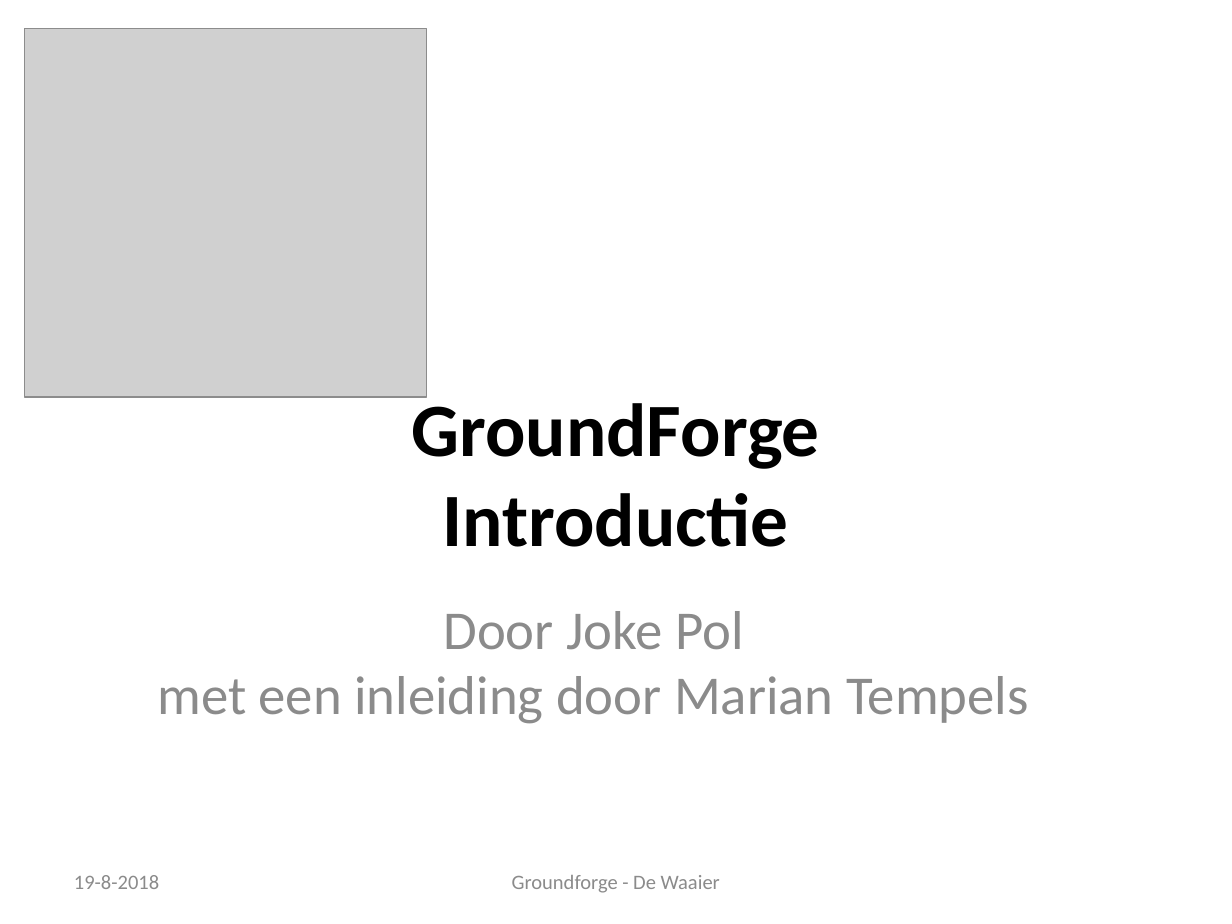
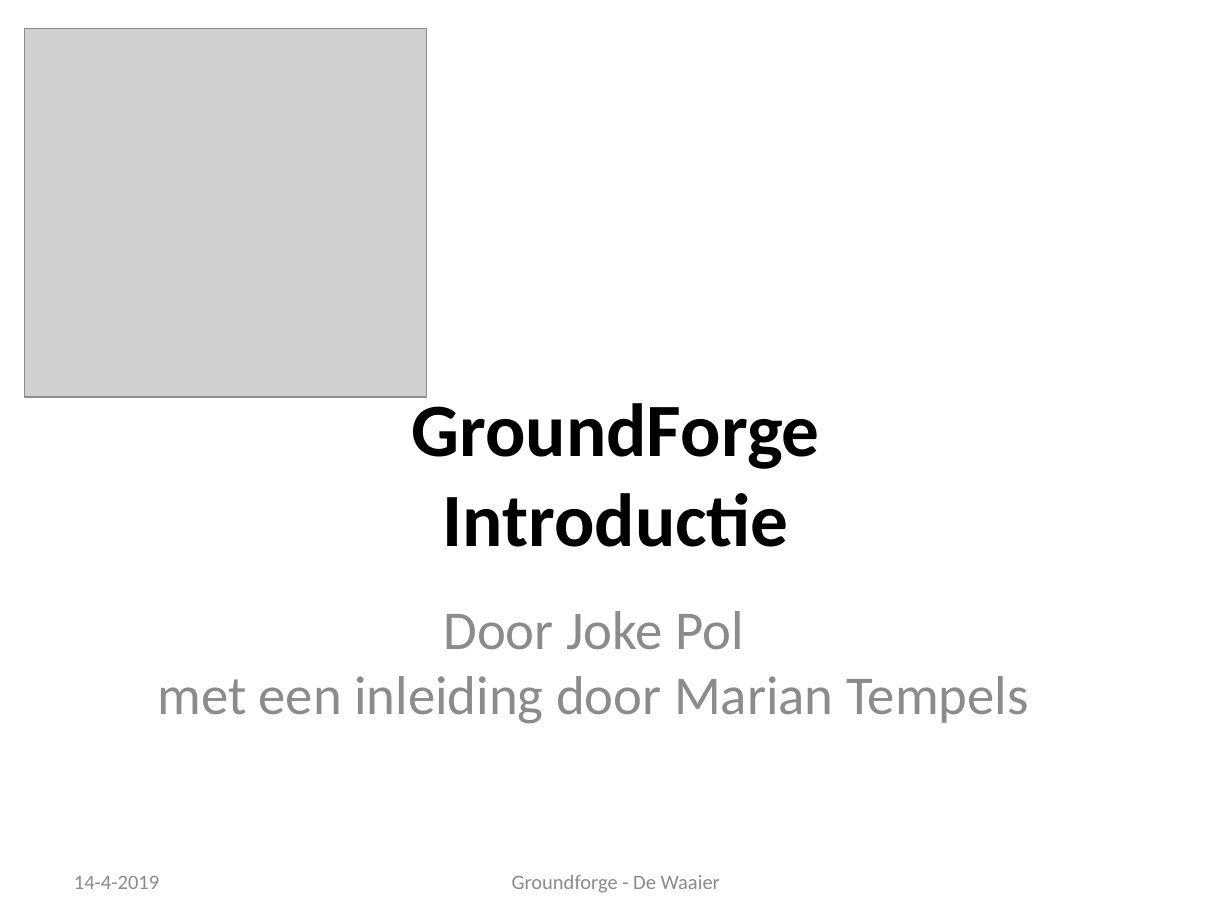
Before and after one commit to d-bl/GroundForge-help, a slide deck: slide 1 of docs/help/NL.pptx. Drawn at 1232x924 pixels with LibreOffice and Linux fonts; fonts in the diff are those of the drawing; grey boxes stand for pictures; background and template pictures are left out. Boxes give left, top, right and bottom in pixels: in the first picture for what was removed or moved away, otherwise in the second. Text is boxed around its words. In the diff, an @@ line names an element or a change of style, - is before the commit and + after.

```diff
--- a/docs/help/NL.pptx
+++ b/docs/help/NL.pptx
@@ text at box(74, 876, 159, 889): text changed @@
-19-8-2018
+14-4-2019
```
Also in this commit, not shown: 4 other slides changed, 1 other file.
